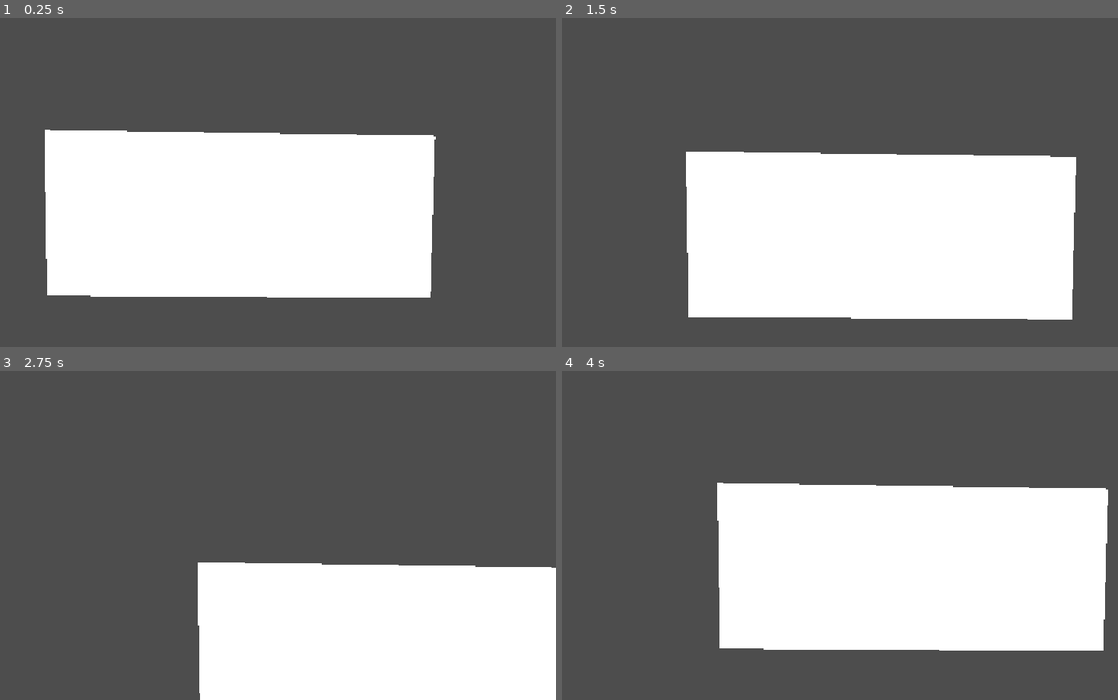
Above: before the commit, frames 1-4 (two rows, left to right).
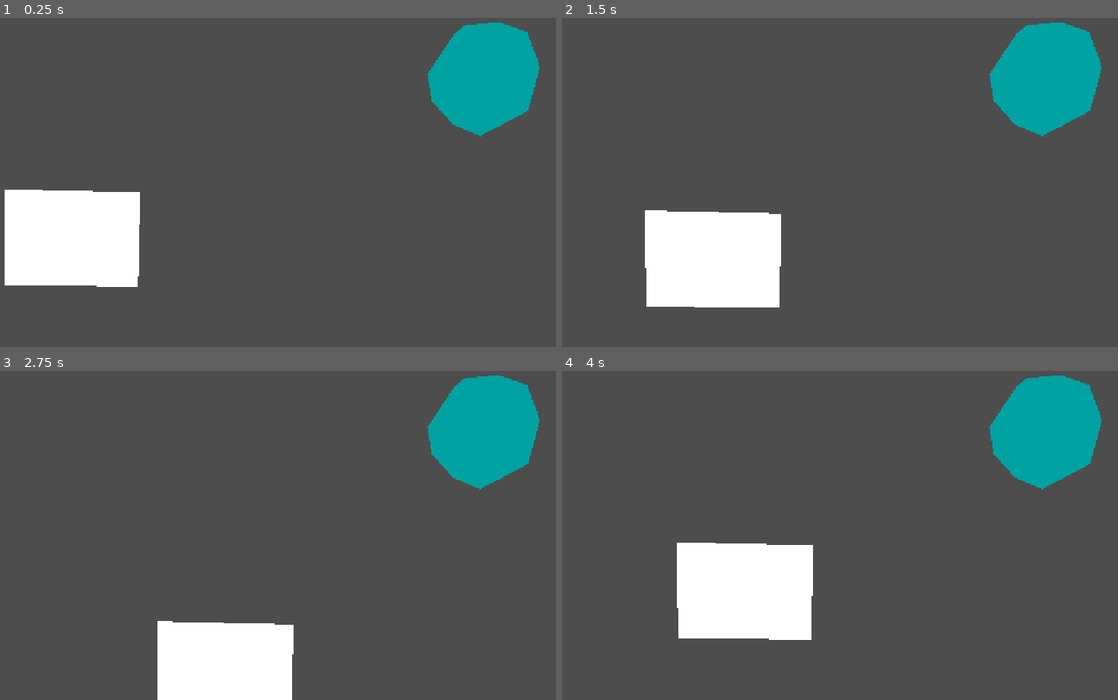
Above: after the commit, the same moments.

Repository: anabelkamenske430/Year-4
Game: Godot game, scene res://scenes/levels/test_scene.tscn
Same seed, same stepped clock (60 frames per second), same inputs: the game is played once before the commit and once after it.
Inputs:
- Up to frame 1 (0.25 s): no input
- Up to frame 2 (1.5 s): tap Enter at 0.5 s; hold D (move_right) 0.53-1.28 s; tap E (interact) at 0.6, 1.35 s; hold S (move_down) from 1.28 s (still down)
- Up to frame 3 (2.75 s): release S (move_down) at 2.03 s; hold D (move_right) from 2.03 s (still down); tap E (interact) at 2.1 s
- Up to frame 4 (4 s): release D (move_right) at 2.78 s; hold W (move_up) 2.78-3.53 s; tap E (interact) at 2.85, 3.6 s; hold A (move_left) from 3.53 s (still down)

The runs differ from the first frame. In frame 1, 37% of the frame differs, in the area x 0-97%, y 1-85%; in frame 2, 37%, in the area x 14-97%, y 1-92%; in frame 3, 29%; in frame 4, 37%.

Commit message:
Add Bel interaction system

Diff:
--- /dev/null
+++ b/loverboy-and-bel/scenes/characters/bel.tscn
@@ -0,0 +1,14 @@
+[gd_scene format=3 uid="uid://bfrjo0u7e4fq"]
+
+[ext_resource type="Script" uid="uid://c14gdgvacmcuq" path="res://scripts/bel.gd" id="1_0sm6b"]
+
+[node name="Bel" type="Area2D" unique_id=1496050138]
+script = ExtResource("1_0sm6b")
+
+[node name="PlaceholderSprite" type="Polygon2D" parent="." unique_id=768099089]
+color = Color(0, 0.63559306, 0.63590753, 1)
+polygon = PackedVector2Array(234, 91, 144, 121, 120, 165, 124, 227, 152, 275, 252, 293, 320, 241, 342, 173, 310, 125, 256, 91)
+
+[node name="CollisionPolygon2D" type="CollisionPolygon2D" parent="." unique_id=593946015]
+position = Vector2(1, -12)
+polygon = PackedVector2Array(205, 119, 158, 139, 129, 191, 157, 275, 230, 292, 306, 257, 335, 185, 280, 122, 242, 106)
--- a/loverboy-and-bel/scenes/characters/loverboy.tscn
+++ b/loverboy-and-bel/scenes/characters/loverboy.tscn
@@ -10,4 +10,18 @@
 
 [node name="CollisionPolygon2D" type="CollisionPolygon2D" parent="." unique_id=1345938800]
 position = Vector2(-618, 0)
-polygon = PackedVector2Array(754, 55, 768, 347, 1264, 341, 1266, 41)
+polygon = PackedVector2Array(649, 38, 667, 342, 1368, 337, 1372, 48)
+
+[node name="InteractionArea" type="Area2D" parent="." unique_id=1567082541]
+
+[node name="CollisionPolygon2D" type="CollisionPolygon2D" parent="InteractionArea" unique_id=547021739]
+position = Vector2(395.6307, 160.84134)
+scale = Vector2(4.5284095, 2.932692)
+polygon = PackedVector2Array(-78.09159, -39.840984, 74.27979, -34.044266, 74.72144, 55.634434, -9, 58, -74.77917, 57.680332, -77.870766, -1.6508179)
+
+[node name="Polygon2D" type="Polygon2D" parent="InteractionArea/CollisionPolygon2D" unique_id=1072929309]
+position = Vector2(-154.6962, -183.98396)
+scale = Vector2(0.2777055, 0.53118795)
+color = Color(1, 1, 1, 0)
+offset = Vector2(67, 41)
+polygon = PackedVector2Array(503.06787, 164.88312, 255.76443, 187.99248, 140.46216, 196.97945, 129.32953, 368.3738, 196.9205, 473.64972, 518.9717, 497.401, 837.84204, 456.31775, 862.49286, 205.32448, 697.889, 164.88312)
--- a/loverboy-and-bel/scenes/levels/test_scene.tscn
+++ b/loverboy-and-bel/scenes/levels/test_scene.tscn
@@ -1,11 +1,16 @@
 [gd_scene format=3 uid="uid://dy2q42bi80go7"]
 
 [ext_resource type="PackedScene" uid="uid://cftclvctilfi1" path="res://scenes/characters/loverboy.tscn" id="1_xgkye"]
+[ext_resource type="PackedScene" uid="uid://bfrjo0u7e4fq" path="res://scenes/characters/bel.tscn" id="2_bfhv8"]
 
 [node name="Node2D" type="Node2D" unique_id=1719918808]
 rotation = -0.66152704
 scale = Vector2(1.0046605, 0.9987301)
 
 [node name="Loverboy" parent="." unique_id=985468098 instance=ExtResource("1_xgkye")]
-position = Vector2(-2.578659, 253.99478)
+position = Vector2(-124.99124, 319.59424)
 rotation = 0.6678543
+scale = Vector2(0.34828475, 0.5801167)
+
+[node name="Bel" parent="." unique_id=1496050138 instance=ExtResource("2_bfhv8")]
+position = Vector2(489.0501, 541.6319)
--- /dev/null
+++ b/loverboy-and-bel/scripts/bel.gd
@@ -0,0 +1,5 @@
+extends Area2D
+
+
+func interact():
+	print("Bel: Well... this is awkward.")
--- a/loverboy-and-bel/scripts/loverboy.gd
+++ b/loverboy-and-bel/scripts/loverboy.gd
@@ -11,5 +11,16 @@
 	)
 
 	velocity = direction * speed
+	move_and_slide()
 
-	move_and_slide()
+	if Input.is_action_just_pressed("interact"):
+		check_interaction()
+
+
+func check_interaction():
+	var areas = $InteractionArea.get_overlapping_areas()
+
+	for area in areas:
+		if area.has_method("interact"):
+			area.interact()
+			return
Not shown, added: loverboy-and-bel/scripts/bel.gd.uid
